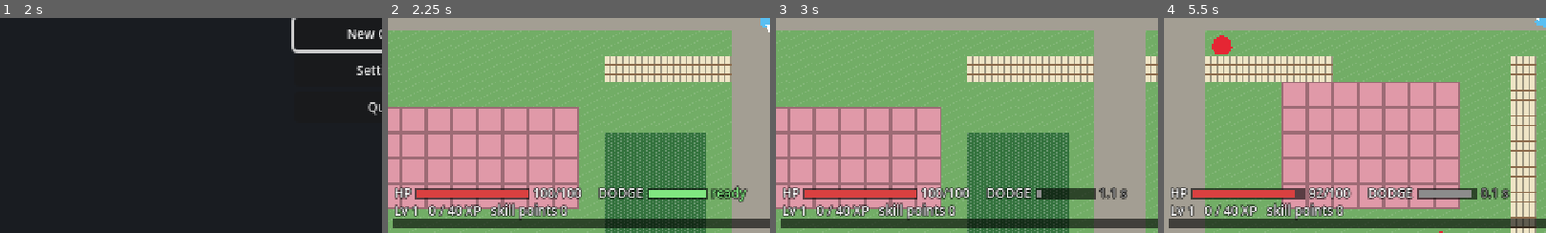
Above: before the commit, frames 1-4 (left to right).
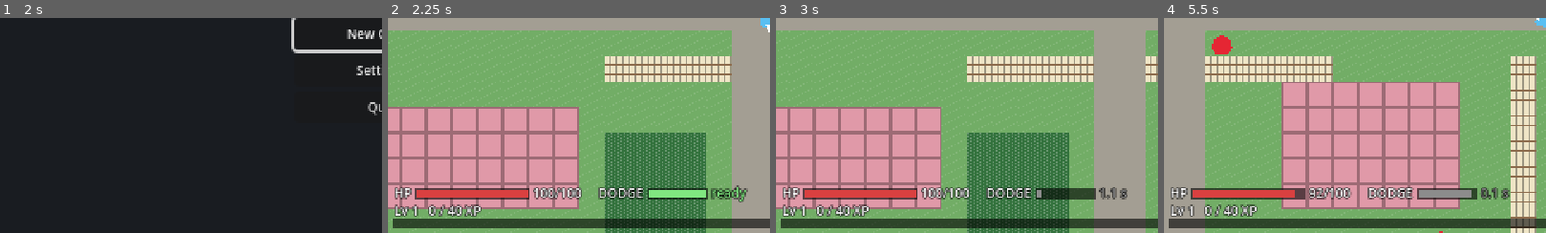
Above: after the commit, the same moments.

Repository: preritkothari16/amortia
Game: Godot game, scene res://ui/menus/main_menu.tscn
The game is run twice, just before and just after one commit, with the same random seed, the same clock (stepped at 60 frames per second) and the same inputs.
Inputs (mouse positions are % of the whole screen's width and height, from its top left):
- Up to frame 1 (2 s): click "Settings" at 0.5 s; click "Back" at 1.25 s
- Up to frame 2 (2.25 s): click "New Game" at 2 s
- Up to frame 3 (3 s): tap Enter (ui_accept) at 2.75 s; move the mouse to (72, 45) at 2.77 s; press the mouse at (72, 45) at 2.78 s; hold D (move_right) from 2.78 s (still down); tap Space (dodge) at 2.85 s
- Up to frame 4 (5.5 s): tap Enter (ui_accept) at 3.02 s; release D (move_right) at 3.5 s; release the mouse at (72, 45) at 3.5 s; drag from (30, 55) to (79, 39) at 3.52 s; move the mouse to (60, 28) at 4.27 s; press the mouse at (60, 28) at 4.28 s; hold D (move_right) 4.28-5 s; tap Space (dodge) at 4.35 s; release the mouse at (60, 28) at 5 s; drag from (45, 70) to (20, 35) at 5.02 s
The pictures show only the part of the screen within x 0-50%, y 50-100%; the shares and areas given below are measured in that part.

Frame 1 is identical in both runs. In frame 2, 1.0% of the frame differs, in the area x 26-47%, y 85-95%; in frame 3, 1.0%; in frame 4, 1.0%.

Commit message:
Add Esc pause menu and make the skill tree discoverable
Pause menu on Esc with Resume, Skills, Main Menu and Quit plus a
controls reminder; it restores the previous pause state so it also
works over the Wave Report, and warns that leaving mid-wave loses that
wave's progress. The Wave Report gets a "Skills (K)" button that shows
unspent points, and the HUD shows "N skill points - press K".

Co-Authored-By: Claude Opus 5.5 <noreply@anthropic.com>

Diff:
--- a/ui/hud/xp_bar.gd
+++ b/ui/hud/xp_bar.gd
@@ -43,12 +43,18 @@
 		COLOR_FLASH if flashing else COLOR_FILL)
 
 	var xp_text: String = "MAX" if p.is_max_level() else "%d / %d XP" % [p.xp, p.xp_to_next()]
-	var text: String = "Lv %d   %s   skill points %d" % [p.level, xp_text, p.skill_points]
-	if p.skill_points > 0:
-		text += " (K)"
+	var text: String = "Lv %d   %s" % [p.level, xp_text]
 	if flashing:
 		text += "   LEVEL UP!"
 	var baseline: Vector2 = Vector2(MARGIN, bar.position.y - 3.0)
 	draw_string_outline(font, baseline, text, HORIZONTAL_ALIGNMENT_LEFT, -1.0, FONT_SIZE, 2, Color.BLACK)
 	draw_string(font, baseline, text, HORIZONTAL_ALIGNMENT_LEFT, -1.0, FONT_SIZE,
 		COLOR_FLASH if flashing else Color.WHITE)
+
+	# Unspent points: right-aligned, yellow, with the key, so the skill tree is discoverable.
+	if p.skill_points > 0:
+		var hint: String = "%d skill point%s  -  press K" % [p.skill_points, "" if p.skill_points == 1 else "s"]
+		var hint_pos: Vector2 = Vector2(MARGIN, baseline.y)
+		var width: float = size.x - 2.0 * MARGIN
+		draw_string_outline(font, hint_pos, hint, HORIZONTAL_ALIGNMENT_RIGHT, width, FONT_SIZE, 2, Color.BLACK)
+		draw_string(font, hint_pos, hint, HORIZONTAL_ALIGNMENT_RIGHT, width, FONT_SIZE, COLOR_FLASH)
--- /dev/null
+++ b/ui/menus/pause_menu.gd
@@ -0,0 +1,111 @@
+class_name PauseMenu
+extends Control
+## Greybox pause menu (Esc): Resume, Skills, Main Menu, Quit, plus a controls reminder.
+## Pauses the game and restores the previous pause state on Resume (the Wave Report may
+## already have paused it). The save is a between-waves checkpoint, so leaving mid-wave loses
+## only that wave's progress; the menu says so.
+
+const MAIN_MENU_SCENE: String = "res://ui/menus/main_menu.tscn"
+const FONT_SIZE: int = 8
+const BUTTON_SIZE: Vector2 = Vector2(110, 16)
+const CONTROLS: String = "WASD move  ·  mouse aim  ·  LMB shoot  ·  Space dodge\nK skill tree  ·  Esc pause"
+
+var wave_manager: WaveManager
+var skill_menu: SkillTreeMenu
+
+var _resume_button: Button
+var _note: Label
+## Pause state from before the menu opened.
+var _was_paused: bool = false
+
+
+func _ready() -> void:
+	visible = false
+	process_mode = Node.PROCESS_MODE_ALWAYS  # must work while the game is paused
+	var backdrop: ColorRect = ColorRect.new()
+	backdrop.color = Color(0, 0, 0, 0.6)
+	backdrop.set_anchors_preset(Control.PRESET_FULL_RECT)
+	add_child(backdrop)
+	var center: CenterContainer = CenterContainer.new()
+	center.set_anchors_preset(Control.PRESET_FULL_RECT)
+	add_child(center)
+	var panel: PanelContainer = PanelContainer.new()
+	var style: StyleBoxFlat = StyleBoxFlat.new()
+	style.bg_color = Color(0.13, 0.14, 0.16, 0.97)
+	style.border_color = Color(0.5, 0.5, 0.55)
+	style.set_border_width_all(1)
+	style.set_content_margin_all(8)
+	panel.add_theme_stylebox_override("panel", style)
+	center.add_child(panel)
+	var column: VBoxContainer = VBoxContainer.new()
+	column.add_theme_constant_override("separation", 3)
+	panel.add_child(column)
+
+	_add_label(column, "PAUSED", 10, Color.WHITE)
+	_resume_button = _add_button(column, "Resume", close)
+	_add_button(column, "Skills", _on_skills)
+	_add_button(column, "Main Menu", _on_main_menu)
+	_add_button(column, "Quit", _on_quit)
+	_note = _add_label(column, "", FONT_SIZE, Color(1.0, 0.7, 0.45))
+	_add_label(column, CONTROLS, FONT_SIZE, Color(0.55, 0.55, 0.55))
+
+
+func _unhandled_input(event: InputEvent) -> void:
+	if not event.is_action_pressed("ui_cancel"):
+		return
+	get_viewport().set_input_as_handled()
+	close() if visible else open()
+
+
+func open() -> void:
+	if visible:
+		return
+	_was_paused = get_tree().paused
+	get_tree().paused = true
+	var mid_wave: bool = wave_manager != null and wave_manager.is_wave_running()
+	_note.text = "Leaving now loses this wave's progress\n(the game saves at the end of each wave)." if mid_wave else "Progress is saved."
+	visible = true
+	_resume_button.grab_focus()
+
+
+func close() -> void:
+	if not visible:
+		return
+	visible = false
+	get_tree().paused = _was_paused
+
+
+func _on_skills() -> void:
+	close()
+	if skill_menu != null:
+		skill_menu.open()
+
+
+func _on_main_menu() -> void:
+	get_tree().paused = false
+	get_tree().change_scene_to_file(MAIN_MENU_SCENE)
+
+
+func _on_quit() -> void:
+	get_tree().quit()
+
+
+func _add_button(parent: Control, text: String, action: Callable) -> Button:
+	var b: Button = Button.new()
+	b.text = text
+	b.custom_minimum_size = BUTTON_SIZE
+	b.size_flags_horizontal = Control.SIZE_SHRINK_CENTER
+	b.add_theme_font_size_override("font_size", FONT_SIZE)
+	b.pressed.connect(action)
+	parent.add_child(b)
+	return b
+
+
+func _add_label(parent: Control, text: String, font_size: int, color: Color) -> Label:
+	var l: Label = Label.new()
+	l.text = text
+	l.horizontal_alignment = HORIZONTAL_ALIGNMENT_CENTER
+	l.add_theme_font_size_override("font_size", font_size)
+	l.add_theme_color_override("font_color", color)
+	parent.add_child(l)
+	return l
--- a/ui/menus/wave_report.gd
+++ b/ui/menus/wave_report.gd
@@ -32,8 +32,14 @@
 			wave_manager.generation_bred.connect(_on_generation_bred)
 			wave_manager.wave_started.connect(_on_wave_started)
 
+## Set by the level: for the unspent skill points shown on the Skills button.
+var player: Player
+## Opens the skill tree (connected by the level).
+signal skills_requested
+
 var _body: VBoxContainer
 var _continue_button: Button
+var _skills_button: Button
 
 
 func _ready() -> void:
@@ -57,6 +63,20 @@
 	_body.add_theme_constant_override("separation", 1)
 	panel.add_child(_body)
 	panel.resized.connect(func() -> void: panel.position = (size - panel.size) / 2.0)
+
+
+func _process(_delta: float) -> void:
+	if visible:
+		_update_skills_button()  # points change while the skill tree is open on top
+
+
+## "Skills (K)", highlighted with the count when there are points to spend.
+func _update_skills_button() -> void:
+	if _skills_button == null or player == null:
+		return
+	var points: int = player.progression.skill_points
+	_skills_button.text = "Skills (K)  -  %d point%s to spend" % [points, "" if points == 1 else "s"] if points > 0 else "Skills (K)"
+	_skills_button.add_theme_color_override("font_color", Color(1.0, 0.9, 0.4) if points > 0 else Color.WHITE)
 
 
 func _unhandled_input(event: InputEvent) -> void:
@@ -133,12 +153,21 @@
 		"   (diversity guard ON: mutation x2)" if s["diversity_guard"] else ""])
 	_label("Best genome: " + s["best_genome"], FONT_SIZE, COLOR_SAME)
 	_spacer()
+	var buttons: HBoxContainer = HBoxContainer.new()
+	buttons.alignment = BoxContainer.ALIGNMENT_CENTER
+	buttons.add_theme_constant_override("separation", 8)
+	_body.add_child(buttons)
+	_skills_button = Button.new()
+	_skills_button.add_theme_font_size_override("font_size", FONT_SIZE)
+	_skills_button.focus_mode = Control.FOCUS_NONE  # Enter stays on Continue
+	_skills_button.pressed.connect(skills_requested.emit)
+	buttons.add_child(_skills_button)
+	_update_skills_button()
 	_continue_button = Button.new()
 	_continue_button.text = "Continue  (Enter)"
 	_continue_button.add_theme_font_size_override("font_size", FONT_SIZE)
-	_continue_button.size_flags_horizontal = Control.SIZE_SHRINK_CENTER
 	_continue_button.pressed.connect(_on_continue)
-	_body.add_child(_continue_button)
+	buttons.add_child(_continue_button)
 
 
 ## The 3 gene averages furthest from "average" (5 for stats, 0.5 for behaviour), as words.
--- a/world/main.gd
+++ b/world/main.gd
@@ -38,6 +38,7 @@
 @onready var _xp_bar: XpBar = $HUD/XpBar
 @onready var _player_status: PlayerStatus = $HUD/PlayerStatus
 @onready var _skill_menu: SkillTreeMenu = $HUD/SkillTreeMenu
+@onready var _pause_menu: PauseMenu = $HUD/PauseMenu
 
 
 func _ready() -> void:
@@ -58,6 +59,10 @@
 	_wave_report.wave_manager = _wave_manager
 	_xp_bar.progression = _player.progression
 	_skill_menu.player = _player
+	_pause_menu.wave_manager = _wave_manager
+	_pause_menu.skill_menu = _skill_menu
+	_wave_report.player = _player
+	_wave_report.skills_requested.connect(_skill_menu.open)
 	_player_status.player = _player
 
 	_player.global_position = _map.get_player_spawn()
--- a/world/main.tscn
+++ b/world/main.tscn
@@ -20,6 +20,7 @@
 [ext_resource type="Script" path="res://ui/hud/xp_bar.gd" id="18_xp_bar"]
 [ext_resource type="Script" path="res://ui/menus/skill_tree_menu.gd" id="19_skills"]
 [ext_resource type="Script" path="res://ui/hud/player_status.gd" id="20_status"]
+[ext_resource type="Script" path="res://ui/menus/pause_menu.gd" id="21_pause"]
 
 [node name="Main" type="Node2D"]
 script = ExtResource("1_main")
@@ -94,6 +95,16 @@
 grow_vertical = 2
 script = ExtResource("17_report")
 
+[node name="PauseMenu" type="Control" parent="HUD"]
+process_mode = 3
+layout_mode = 3
+anchors_preset = 15
+anchor_right = 1.0
+anchor_bottom = 1.0
+grow_horizontal = 2
+grow_vertical = 2
+script = ExtResource("21_pause")
+
 [node name="SkillTreeMenu" type="Control" parent="HUD"]
 process_mode = 3
 layout_mode = 3
Not shown, added: ui/menus/pause_menu.gd.uid
Not shown: 1 places in world/main.tscn that only renumber resources
Not shown, changed: HANDOFF.md
